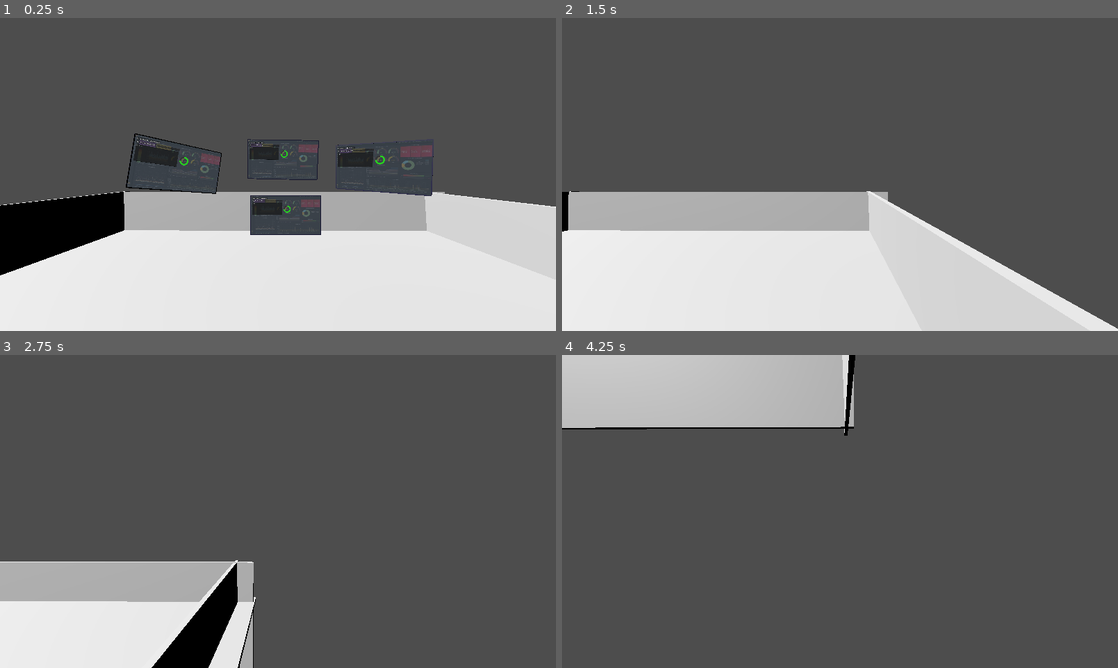
Above: before the commit, frames 1-4 (two rows, left to right).
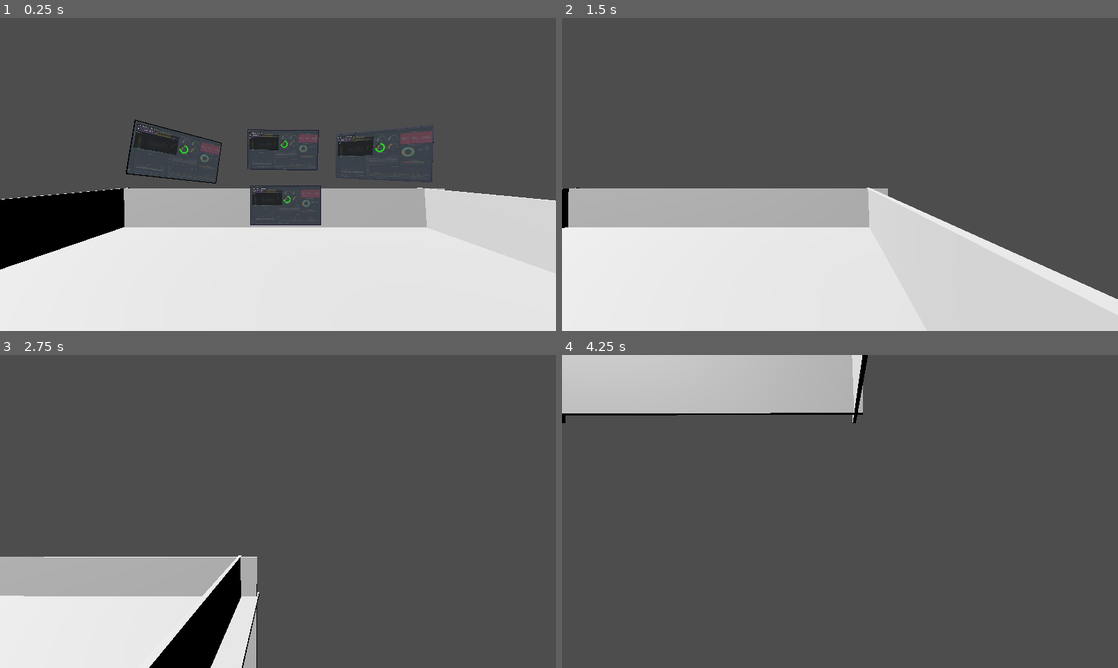
Above: after the commit, the same moments.

Repository: jeanmarc/webaccess
Game: Godot game, scene res://scenes/metrics_world.tscn
Same seed, same stepped clock (60 frames per second), same inputs: the game is played once before the commit and once after it. This scene is started directly instead of the project's main scene.
Inputs (mouse positions are in pixels of both pictures, inside the frame that each line leads up to):
- Up to frame 1 (0.25 s): no input
- Up to frame 2 (1.5 s): tap Enter (ui_accept) at 0.5, 0.77 s; move the mouse to (962, 158) at 0.52 s; hold Right (ui_right) 0.53-1.25 s; tap Q at 0.6 s; click (962, 158) at 0.67 s; drag from (728, 190) to (812, 237) at 1.27 s
- Up to frame 3 (2.75 s): tap Enter (ui_accept) at 2 s; move the mouse to (333, 442) at 2.02 s; hold Right (ui_right) from 2.03 s (still down); tap Shift at 2.1 s
- Up to frame 4 (4.25 s): release Right (ui_right) at 2.75 s; drag from (812, 574) to (673, 464) at 2.77 s; move the mouse to (1006, 558) at 3.52 s; hold Left (ui_left) from 3.53 s (still down); tap Q at 3.6 s; tap Enter (ui_accept) at 3.77 s

The runs differ from the first frame. In frame 1, 5.8% of the frame differs, in the area x 0-100%, y 32-83%; in frame 2, 3.6%; in frame 3, 2.1%; in frame 4, 3.3%.

Commit message:
Reduce player size

Diff:
--- a/webapp/scenes/metrics_world.tscn
+++ b/webapp/scenes/metrics_world.tscn
@@ -30,7 +30,7 @@
 light_energy = 3.834
 
 [node name="CharacterBody3D" parent="." instance=ExtResource("3_j8wc5")]
-transform = Transform3D(1, 0, 0, 0, 1, 0, 0, 0, 1, -0.0782883, 1.00596, 1.48273)
+transform = Transform3D(1, 0, 0, 0, 1, 0, 0, 0, 1, -0.0782883, 0.893627, 1.48273)
 
 [node name="Floor" type="StaticBody3D" parent="."]
 
--- a/webapp/scenes/player.tscn
+++ b/webapp/scenes/player.tscn
@@ -3,11 +3,15 @@
 [ext_resource type="Script" path="res://scripts/player.gd" id="1_xsksq"]
 
 [sub_resource type="CapsuleShape3D" id="CapsuleShape3D_8qjd8"]
+radius = 0.4
+height = 1.8
 
 [sub_resource type="CapsuleMesh" id="CapsuleMesh_5fibr"]
+radius = 0.4
+height = 1.8
 
 [node name="Player" type="CharacterBody3D"]
-transform = Transform3D(1, 0, 0, 0, 1, 0, 0, 0, 1, 0, 0.987218, 0)
+transform = Transform3D(1, 0, 0, 0, 1, 0, 0, 0, 1, 0, 0.921434, 0)
 script = ExtResource("1_xsksq")
 
 [node name="CollisionShape3D" type="CollisionShape3D" parent="."]
